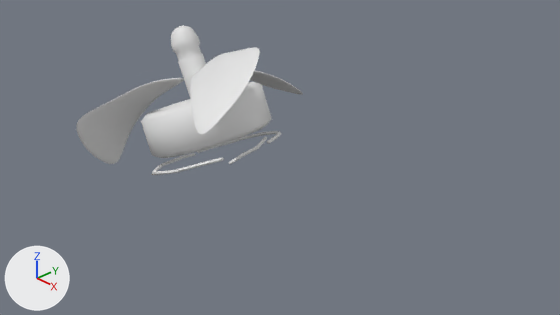
Two versions of the Blender file Blender files/propeller.blend, one commit apart.
Before and after are seen from the file's camera 'Camera'. Every picture has the same lights, and +X, +Y and +Z are marked at lower left.
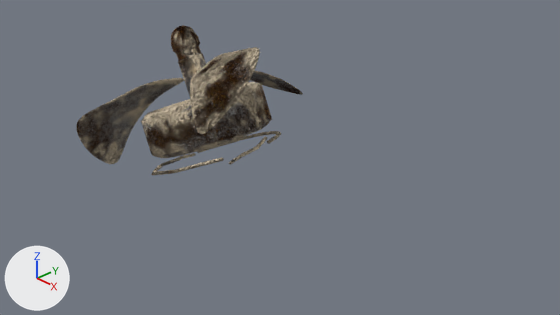
The newer file is also rescaled (x2.0), turned or shifted as a whole; pictures and numbers use the older file's frame.

Where the change shows, as pixel boxes (x1, y1, x2, y2) in the pictures (560 x 315 px):
'Cylinder', surface changed (white to brown)
    both: (77, 25, 303, 175)

Patch to the scene script:
```diff
--- a/Blender files/propeller.blend.py
+++ b/Blender files/propeller.blend.py
@@ img_propeller_propeller_albedotransparency_png @@
+img_propeller_propeller_albedotransparency_png = load_image('propeller_propeller_AlbedoTransparency.png', 'propeller/propeller_propeller_AlbedoTransparency.png', 1024, 1024, 'sRGB')
@@ img_propeller_propeller_normal_png @@
+img_propeller_propeller_normal_png = load_image('propeller_propeller_Normal.png', 'propeller/propeller_propeller_Normal.png', 1024, 1024, 'Non-Color')
@@ img_propeller_propeller_metallicsmoothness_png @@
+img_propeller_propeller_metallicsmoothness_png = load_image('propeller_propeller_MetallicSmoothness.png', 'propeller/propeller_propeller_MetallicSmoothness.png', 1024, 1024, 'Non-Color')
@@ mat_propeller @@
 mat_propeller = bpy.data.materials.new('propeller')
-# nodes: BsdfPrincipled, OutputMaterial
+# nodes: BsdfPrincipled, Mapping, Math, NormalMap, OutputMaterial, TexCoord, TexImage x3
+# uses the picture img_propeller_propeller_albedotransparency_png
+# uses the picture img_propeller_propeller_metallicsmoothness_png
+# uses the picture img_propeller_propeller_normal_png
```
